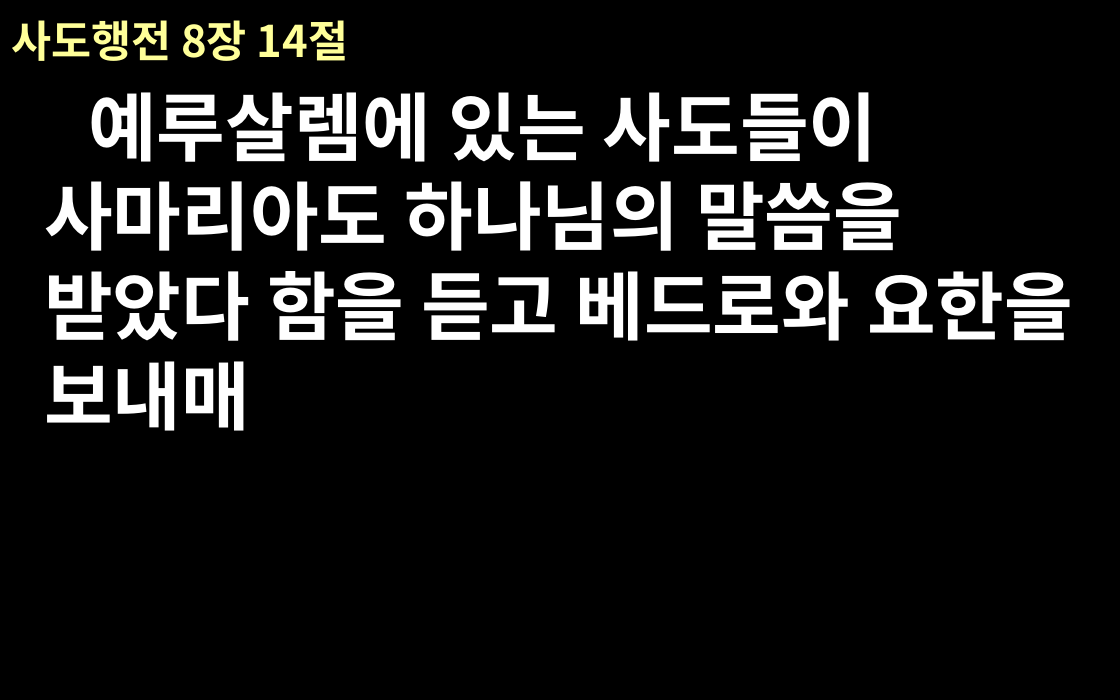
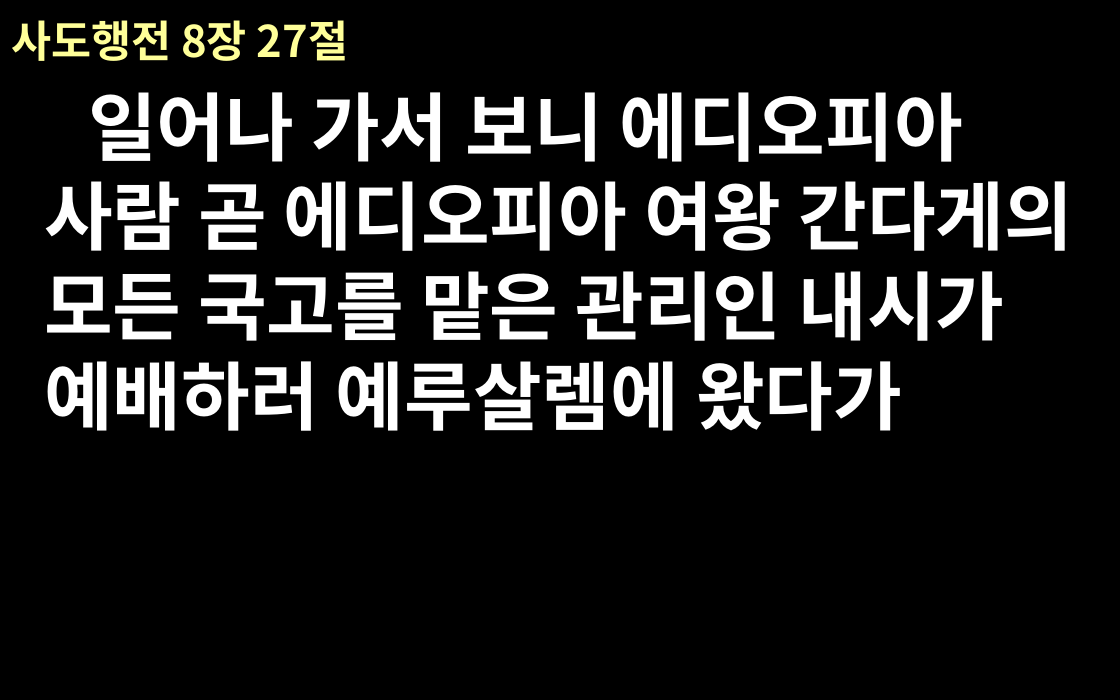
Before and after one commit to euskate/bible_ppt_class, a slide deck: slide 2 of new-file-name.pptx (slide 6 before the commit). Drawn at 1120x700 pixels with LibreOffice and Linux fonts; fonts in the diff are those of the drawing. Boxes give left, top, right and bottom in pixels: in the first picture for what was removed or moved away, otherwise in the second. Text is boxed around its words. In the diff, an @@ line names an element or a change of style, - is before the commit and + after.

```diff
--- a/new-file-name.pptx
+++ b/new-file-name.pptx
@@ title at (11, 20, 348, 61): text changed @@
-사도행전 8장 14절
+사도행전 8장 27절
@@ text at (44, 92, 1073, 431): text changed @@
-예루살렘에 있는 사도들이 사마리아도 하나님의 말씀을 받았다 함을 듣고 베드로와 요한을 보내매
+일어나 가서 보니 에디오피아 사람 곧 에디오피아 여왕 간다게의 모든 국고를 맡은 관리인 내시가 예배하러 예루살렘에 왔다가
```
Also in this commit, not shown: 18 other slides changed, 2 slides added, 1 slide removed, 3 other files.
